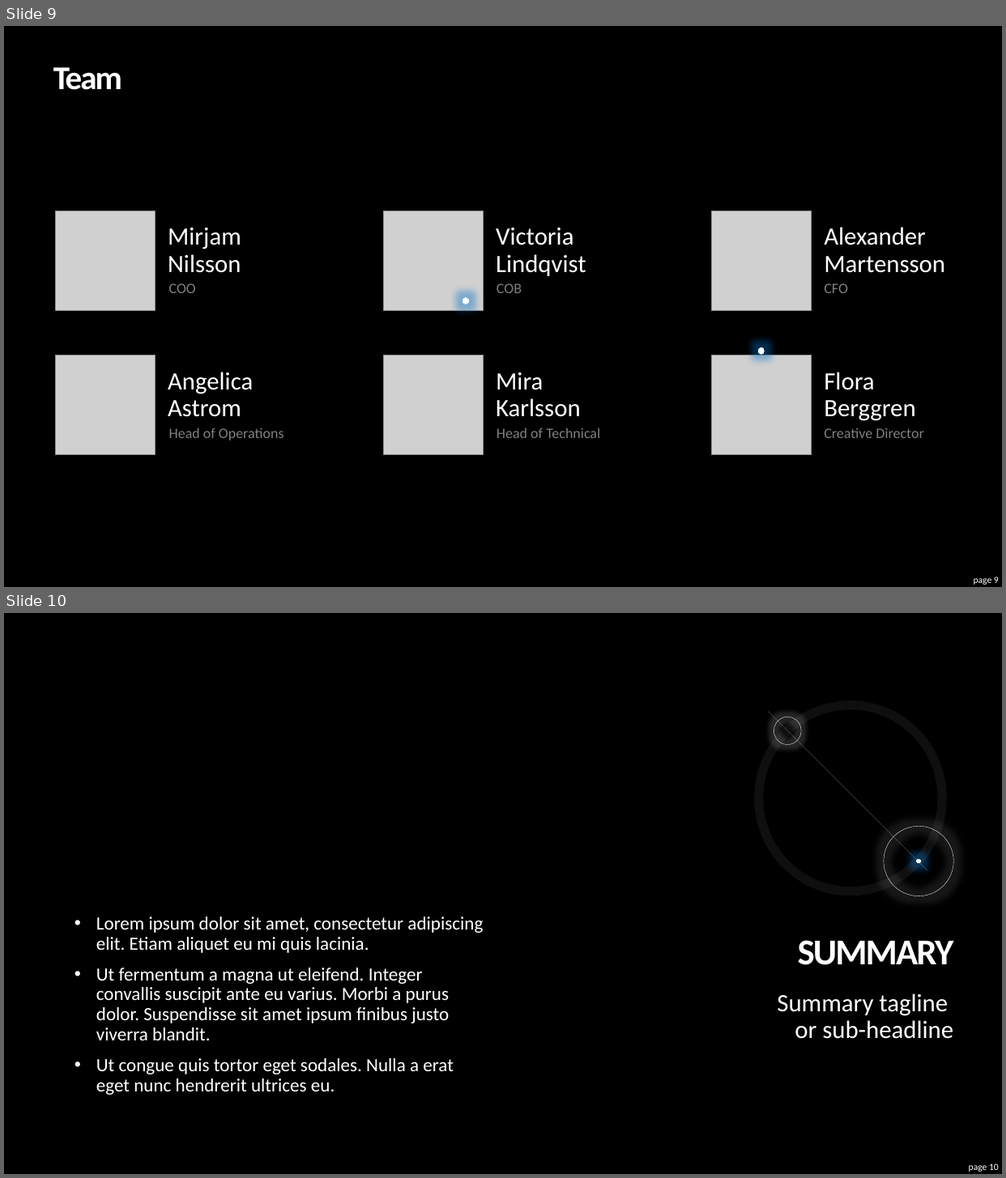
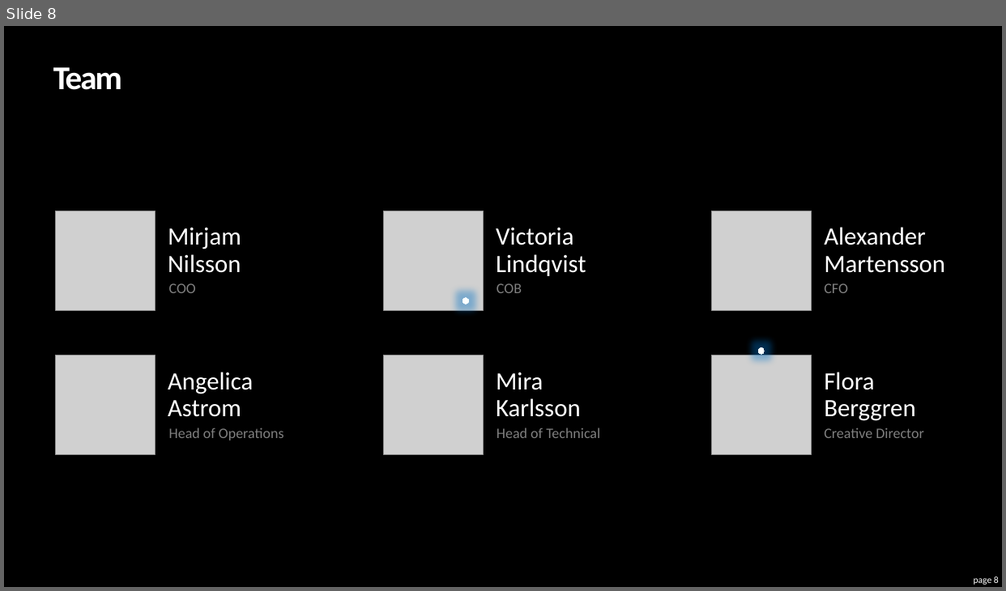
Before and after one commit to adityadutta/BostonHacksFall18, a slide deck: PITCH/Pitch.pptx. Shown one above the other, each under a label of ours: slides 9 and 10 before the commit, slide 8 after it. The pictures are 1006x1178 and 1006x591 pixels, drawn with LibreOffice and Linux fonts; fonts in the diff are those of the drawing; grey boxes stand for pictures. Boxes give left, top, right and bottom in pixels: in the first picture for what was removed or moved away, otherwise in the second. Text is boxed around its words. In the diff, an @@ line names an element or a change of style, - is before the commit and + after.

```diff
--- a/PITCH/Pitch.pptx
+++ b/PITCH/Pitch.pptx
@@ slide 10 removed at bbox=[4, 613, 1002, 1174], background #000000 @@
@@ group removed at bbox=[759, 705, 954, 897]: 4 ellipses, 1 line @@
@@ text removed at bbox=[96, 917, 483, 1095] @@
-• Lorem ipsum dolor sit amet, consectetur adipiscing elit. Etiam aliquet eu mi quis lacinia.
-• Ut fermentum a magna ut eleifend. Integer convallis suscipit ante eu varius. Morbi a purus dolor. Suspendisse sit amet ipsum finibus justo viverra blandit.
-• Ut congue quis tortor eget sodales. Nulla a erat eget nunc hendrerit ultrices eu.
@@ title removed at bbox=[798, 940, 954, 965] @@
-SUMMARY
@@ subtitle removed at bbox=[777, 994, 953, 1039] @@
-Summary tagline
-or sub-headline
@@ page number removed at bbox=[969, 1164, 999, 1172] @@
-page 10
@@ what was slide 9 is now slide 8 @@
@@ page number at bbox=[974, 577, 999, 585]: text changed @@
-page 9
+page 8
```
Also in this commit, not shown: 1 slide changed, 1 slide added, 1 other slide removed, 3 other files.
